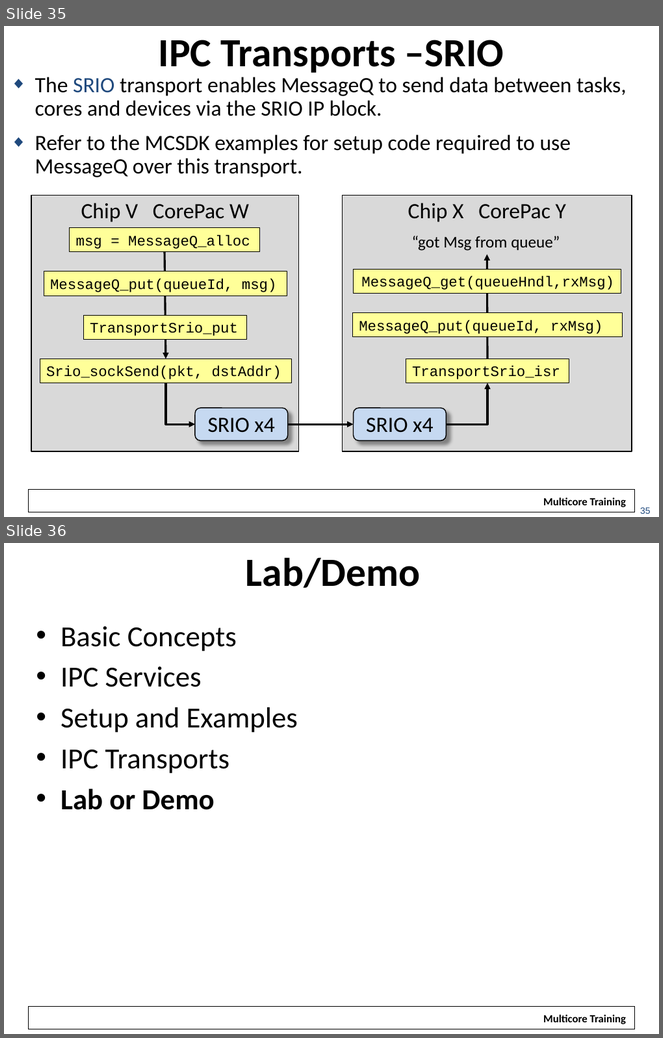
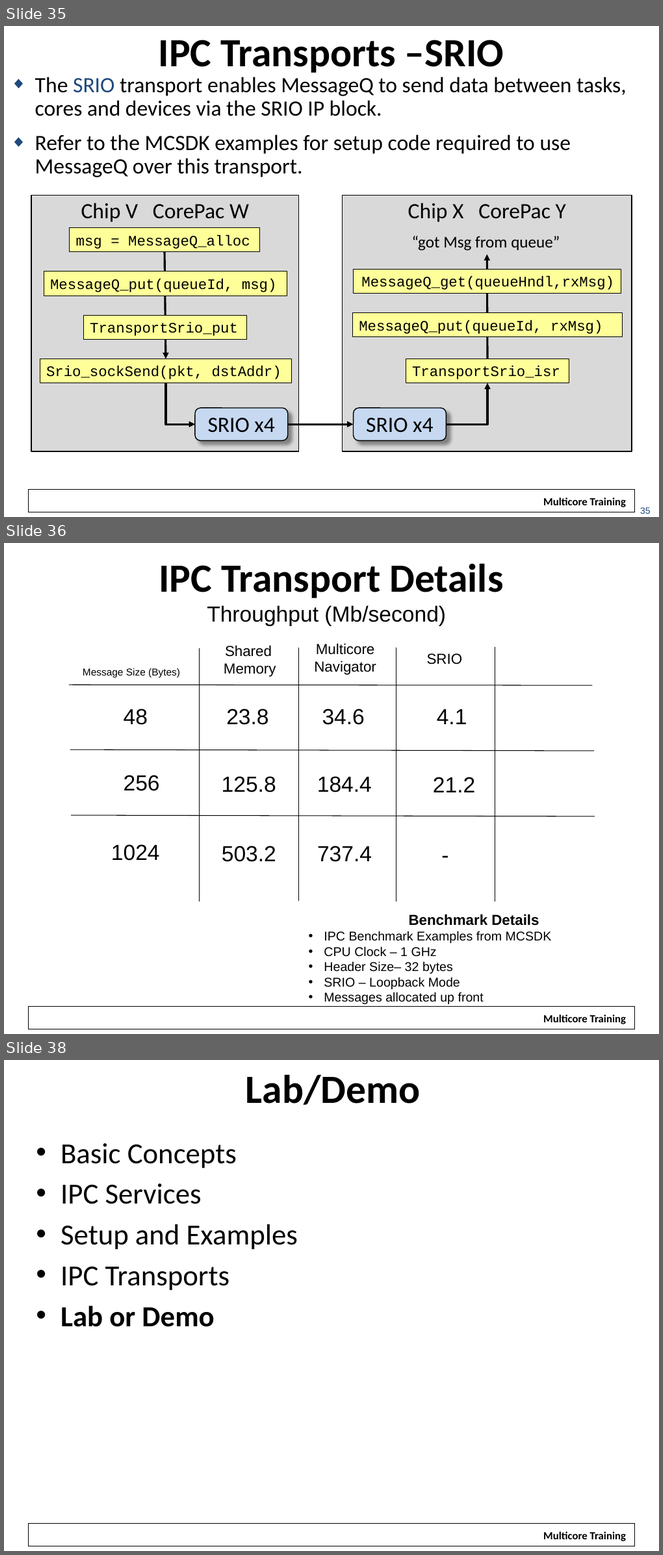
Before and after one commit to hari1989/keystone-workshop, a slide deck: slides/KeyStone Intro to IPC.pptx. Shown one above the other, each under a label of ours: slides 35 and 36 before the commit, slides 35, 36 and 38 after it; the slides between them are not shown. The pictures are 663x1038 and 663x1555 pixels, drawn with LibreOffice and Linux fonts; fonts in the diff are those of the drawing; background and template pictures are left out. Boxes give left, top, right and bottom in pixels: in the first picture for what was removed or moved away, otherwise in the second. Text is boxed around its words. In the diff, an @@ line names an element or a change of style, - is before the commit and + after.

```diff
--- a/slides/KeyStone Intro to IPC.pptx
+++ b/slides/KeyStone Intro to IPC.pptx
@@ slide 36 added at box(4, 543, 659, 1034), background #FFFFFF; not listed: 2 template elements that a slide beside it also shows @@
@@ title added at box(159, 563, 503, 598), 44 pt, text #000000, bold @@
+IPC Transport Details
@@ text added at box(207, 605, 446, 626), 24 pt, text #000000 @@
+Throughput (Mb/second)
@@ line added from (199, 648) to (199, 902), #000000 0.75 pt @@
@@ text added at box(224, 645, 276, 677), 16 pt, text #000000 @@
+Shared
+Memory
@@ line added from (299, 648) to (299, 901), #000000 0.75 pt @@
@@ text added at box(314, 643, 376, 675), 16 pt, text #000000 @@
+Multicore
+Navigator
@@ line added from (396, 647) to (396, 902), #000000 0.75 pt @@
@@ text added at box(427, 653, 463, 665), 16 pt, text #000000 @@
+SRIO
@@ line added from (495, 647) to (495, 902), #000000 0.75 pt @@
@@ text added at box(83, 668, 180, 678), 11 pt, text #000000 @@
+Message Size (Bytes)
@@ line added from (69, 685) to (592, 685), #000000 0.75 pt @@
@@ text added at box(124, 709, 148, 725), 24 pt, text #000000 @@
+48
@@ text added at box(226, 709, 269, 725), 24 pt, text #000000 @@
+23.8
@@ text added at box(322, 709, 365, 725), 24 pt, text #000000 @@
+34.6
@@ text added at box(437, 709, 467, 724), 24 pt, text #000000 @@
+4.1
@@ line added from (70, 750) to (594, 751), #000000 0.75 pt @@
@@ text added at box(124, 775, 160, 791), 24 pt, text #000000 @@
+256
@@ text added at box(222, 776, 276, 793), 24 pt, text #000000 @@
+125.8
@@ text added at box(317, 776, 372, 793), 24 pt, text #000000 @@
+184.4
@@ text added at box(433, 777, 475, 793), 24 pt, text #000000 @@
+21.2
@@ line added from (71, 815) to (595, 817), #000000 0.75 pt @@
@@ text added at box(111, 845, 160, 861), 24 pt, text #000000 @@
+1024
@@ text added at box(222, 846, 276, 862), 24 pt, text #000000 @@
+503.2
@@ text added at box(317, 846, 372, 862), 24 pt, text #000000 @@
+737.4
@@ text added at box(435, 838, 456, 871), 24 pt, text #000000 @@
+-
@@ text added at box(324, 914, 552, 1005), 14 pt, text #000000 @@
+Benchmark Details
+• IPC Benchmark Examples from MCSDK
+• CPU Clock – 1 GHz
+• Header Size– 32 bytes
+• SRIO – Loopback Mode
+• Messages allocated up front
@@ what was slide 36 is now slide 38 @@
```
Also in this commit, not shown: 1 other slide added, 1 other file.
